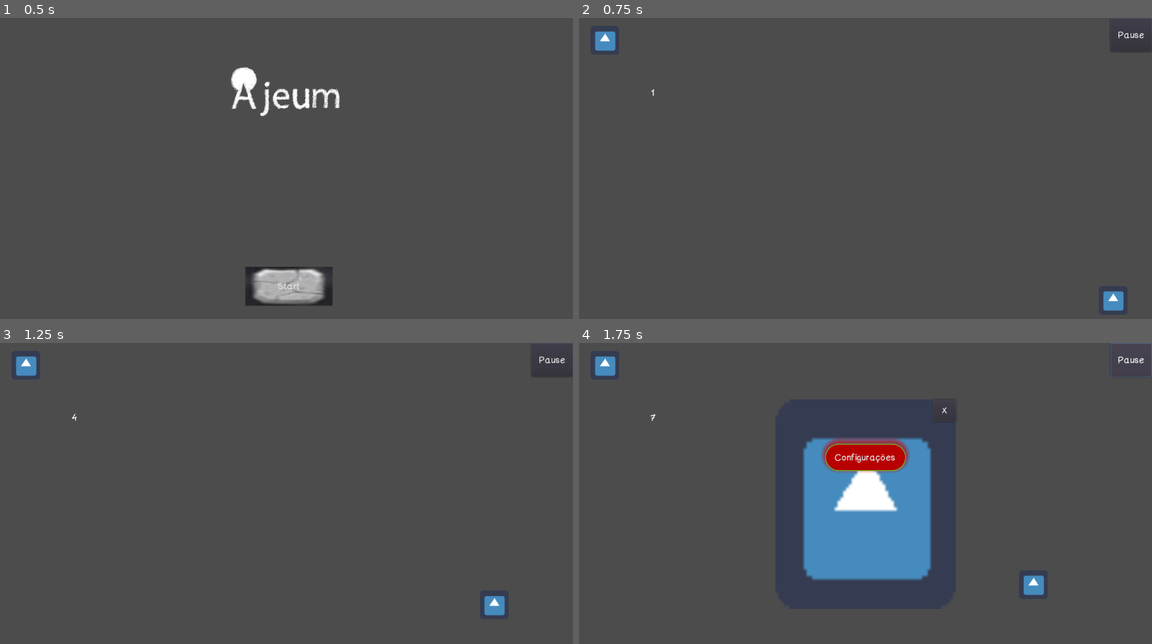
Above: before the commit, frames 1-4 (two rows, left to right).
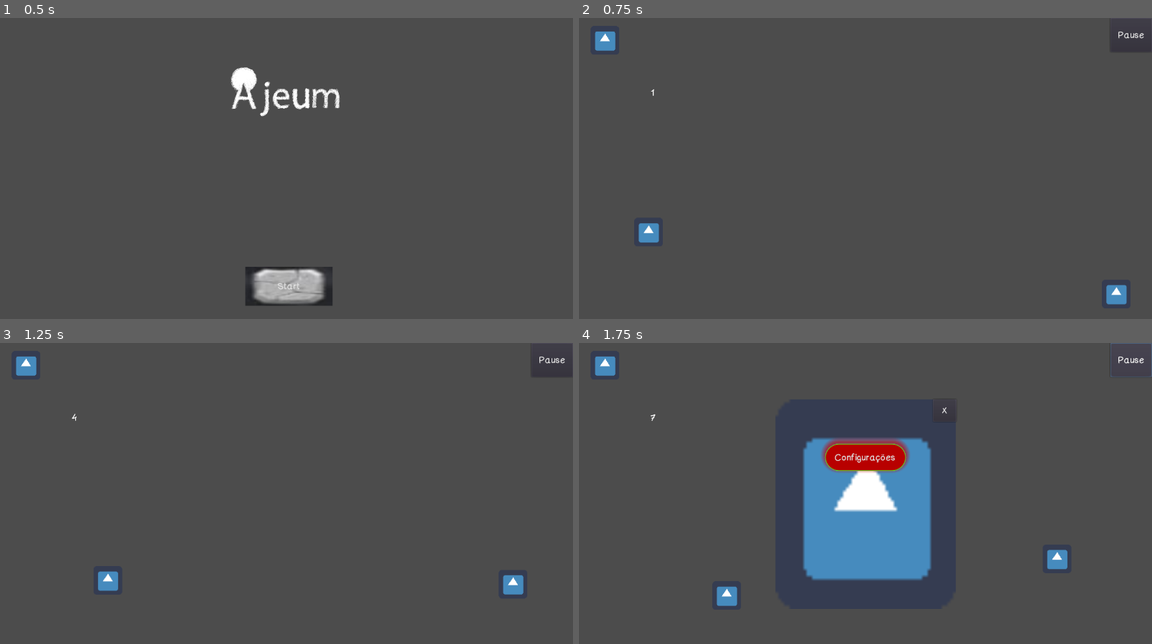
Above: after the commit, the same moments.

Repository: nathanalvez/Ajeum
Game: Godot game, scene res://Scenes/StartScene.tscn
The game is run twice, just before and just after one commit, with the same random seed, the same clock (stepped at 60 frames per second) and the same inputs. The engine's default icon, where the game draws it, is replaced by a stand-in: a white triangle on a blue panel in a dark square.
Inputs:
- Up to frame 1 (0.5 s): no input
- Up to frame 2 (0.75 s): click "Start" at 0.5 s
- Up to frame 3 (1.25 s): no input
- Up to frame 4 (1.75 s): click "Pause" at 1.25 s

Frame 1 is identical in both runs. In frame 2, 0.5% of the frame differs, in the area x 10-96%, y 68-98%; in frame 3, 0.7%; in frame 4, 0.7%, in the area x 24-86%, y 68-88%.

Commit message:
Thursday Lesson

Diff:
--- a/Scenes/Main.tscn
+++ b/Scenes/Main.tscn
@@ -29,9 +29,10 @@
 [node name="HUD_Main" parent="." instance=ExtResource( 3 )]
 
 [node name="Cliente" type="KinematicBody2D" parent="."]
-position = Vector2( 1223, 647 )
+position = Vector2( 1216, 647 )
 script = ExtResource( 4 )
 type = 1
+waypoints = [ "point1", "point2", "point3", "point4", "point5", "point6", "point7", "point8" ]
 
 [node name="Sprite" type="Sprite" parent="Cliente"]
 texture = ExtResource( 1 )
@@ -40,7 +41,48 @@
 position = Vector2( 1, 0 )
 shape = SubResource( 2 )
 
+[node name="Cliente2" type="KinematicBody2D" parent="."]
+position = Vector2( 127, 462 )
+script = ExtResource( 4 )
+type = 1
+waypoints = [ "point8", "point7", "point6", "point5", "point4", "point3", "point2", "point1" ]
+
+[node name="Sprite" type="Sprite" parent="Cliente2"]
+texture = ExtResource( 1 )
+
+[node name="CollisionShape2D" type="CollisionShape2D" parent="Cliente2"]
+position = Vector2( 1, 0 )
+shape = SubResource( 2 )
+
+[node name="point1" type="Position2D" parent="."]
+position = Vector2( 1164, 550 )
+
+[node name="point2" type="Position2D" parent="."]
+position = Vector2( 1072, 483 )
+
+[node name="point3" type="Position2D" parent="."]
+position = Vector2( 946, 424 )
+
+[node name="point4" type="Position2D" parent="."]
+position = Vector2( 796, 415 )
+
+[node name="point5" type="Position2D" parent="."]
+position = Vector2( 640, 453 )
+
+[node name="point6" type="Position2D" parent="."]
+position = Vector2( 521, 528 )
+
+[node name="point7" type="Position2D" parent="."]
+position = Vector2( 398, 580 )
+
+[node name="point8" type="Position2D" parent="."]
+position = Vector2( 286, 559 )
+
+[node name="Waypoints" type="Node2D" parent="."]
+
 [connection signal="StateMachine" from="Cliente" to="HUD_Main/Label" method="_on_Cliente_StateMachine"]
 [connection signal="delay" from="Cliente" to="HUD_Main/Label" method="_on_Cliente_delay"]
+[connection signal="StateMachine" from="Cliente2" to="HUD_Main/Label" method="_on_Cliente_StateMachine"]
+[connection signal="delay" from="Cliente2" to="HUD_Main/Label" method="_on_Cliente_delay"]
 
 [editable path="HUD_Main"]
--- a/Scripts/Cliente.gd
+++ b/Scripts/Cliente.gd
@@ -26,9 +26,12 @@
 var myPosition = Vector2()
 var speed = 200
 
+export var waypoints = []
+var currentPoint = 0
+
 func _ready():
 	currentState = States.Walking
-	print(type)
+	print(waypoints.size())
 
 func _physics_process(delta):
 	count += 0.1
@@ -38,33 +41,22 @@
 	match currentState:
 		States.Walking:
 			Walk()
-		States.Default:
-			Default()
-		States.Ordering:
-			Ordering()
-		States.Waiting:
-			pass
-
 
 func Walk():
-	targetPosition = get_parent().get_node("Player").position
+
+	for i in range(waypoints.size()):
+		i = currentPoint
+		targetPosition = get_parent().get_node(waypoints[i]).position
+		print(waypoints[i])
+		break
 
 	myPosition = position.direction_to(targetPosition) * speed
 
-	if position.distance_to(targetPosition) > 100:
+	if position.distance_to(targetPosition) > 10:
 		myPosition = move_and_slide(myPosition)
 	else:
-		if type == TipoCliente.Normal:
-			print("apenas sentar-se.")
-			currentState = States.Default
-		else:
-			print("Esperar alguém puxar a cadeira para ele.")
-			currentState = States.Waiting
+		currentPoint += 1
+		#o que ele vai fazer quando ele chegar no objetivo dele.
 
-func Default():
-	print("Default")
-	currentState = States.Ordering
-
-func Ordering():
-	print("fazendo Pedido")
-	currentState = States.Waiting
+	if currentPoint >= waypoints.size():
+		currentState = States.Default
